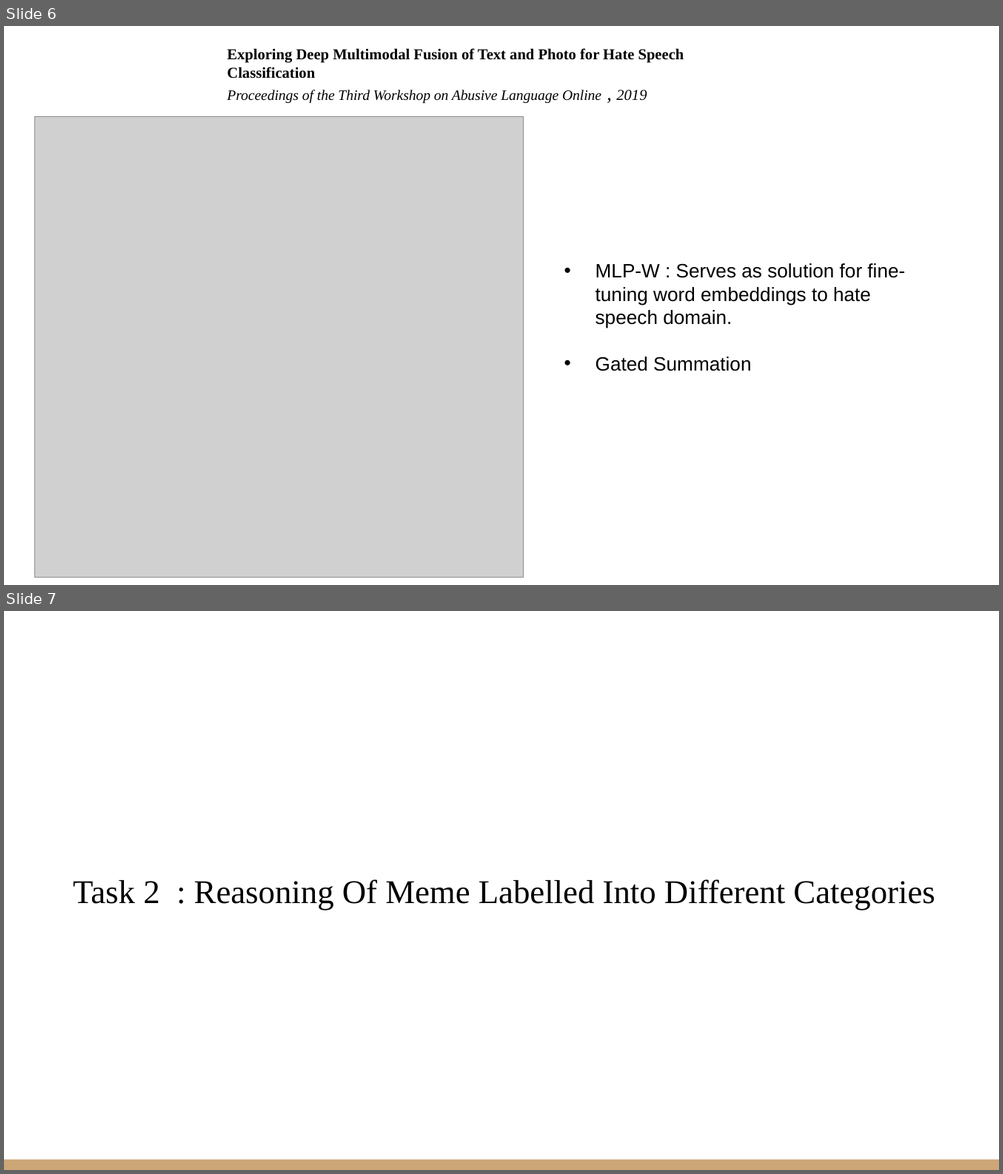
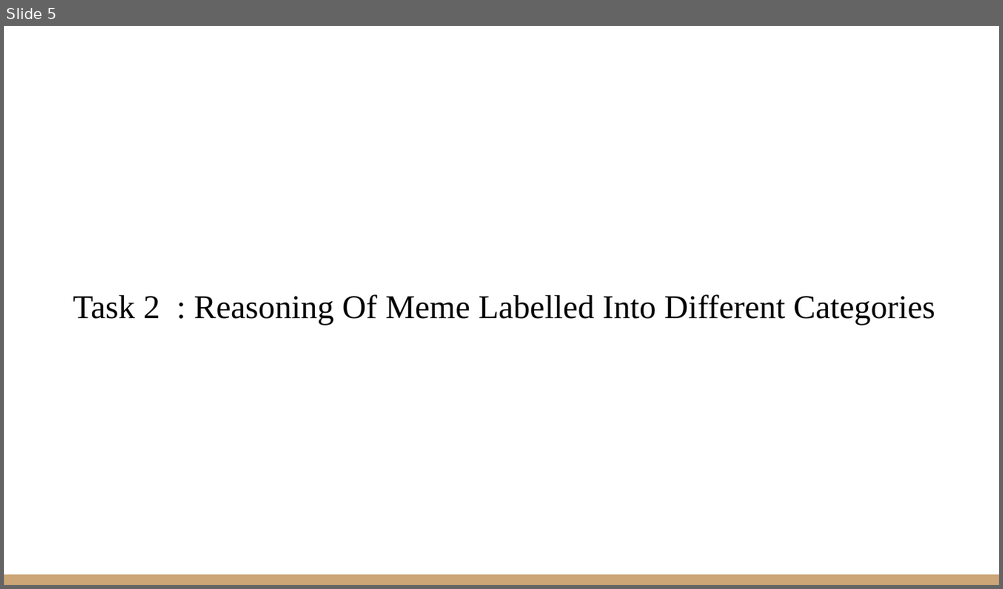
Before and after one commit to VarunBohara/Mini-Project-Documents, a slide deck: Literature Survey 2.pptx. Shown one above the other, each under a label of ours: slides 6 and 7 before the commit, slide 5 after it. The pictures are 1003x1174 and 1003x589 pixels, drawn with LibreOffice and Linux fonts; fonts in the diff are those of the drawing; grey boxes stand for pictures. Boxes give left, top, right and bottom in pixels: in the first picture for what was removed or moved away, otherwise in the second. Text is boxed around its words. In the diff, an @@ line names an element or a change of style, - is before the commit and + after.

```diff
--- a/Literature Survey 2.pptx
+++ b/Literature Survey 2.pptx
@@ slide 6 removed at <box>4,26,999,585</box>, background #FFFFFF @@
@@ text removed at <box>227,48,684,104</box> @@
-Exploring Deep Multimodal Fusion of Text and Photo for Hate Speech Classification
-Proceedings of the Third Workshop on Abusive Language Online , 2019
@@ picture removed at <box>35,116,523,578</box> @@
@@ text removed at <box>595,264,905,372</box> @@
-• MLP-W : Serves as solution for fine-tuning word embeddings to hate speech domain.
-• Gated Summation
@@ what was slide 7 is now slide 5 @@
```
Also in this commit, not shown: 4 slides added, 5 other slides removed.
